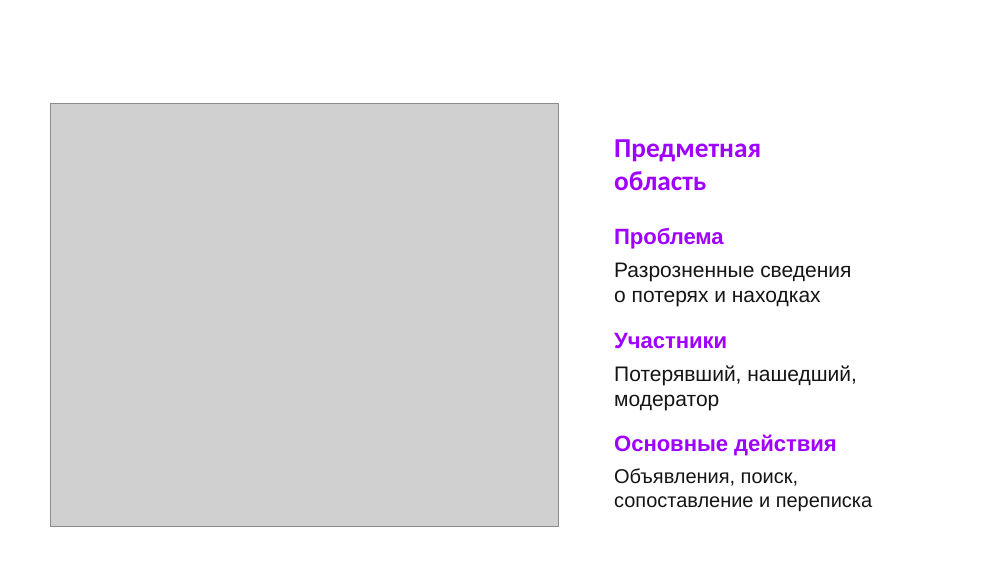
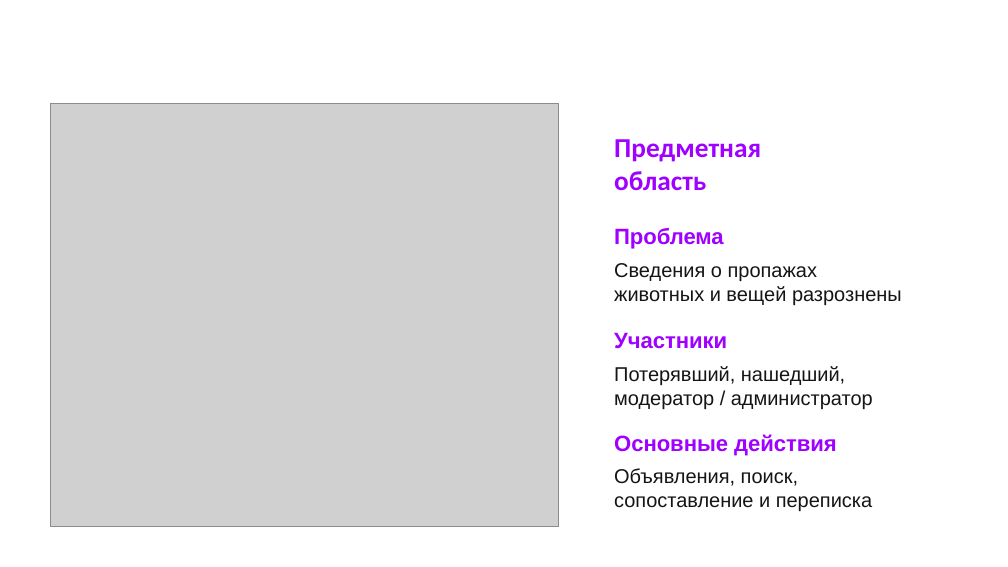
Before and after one commit to falltest/DATABASES_Fadey_Pushkin_Gurylev, a slide deck: slide 2 of Фадеев_Мосин_Гурылев лаб1/Презентация.pptx. Drawn at 1008x567 pixels with LibreOffice and Linux fonts; fonts in the diff are those of the drawing; grey boxes stand for pictures; background and template pictures are left out. Boxes give left, top, right and bottom in pixels: in the first picture for what was removed or moved away, otherwise in the second. Text is boxed around its words. In the diff, an @@ line names an element or a change of style, - is before the commit and + after.

```diff
--- a/Фадеев_Мосин_Гурылев лаб1/Презентация.pptx
+++ b/Фадеев_Мосин_Гурылев лаб1/Презентация.pptx
@@ text at box(614, 263, 902, 305): text changed; size 15 to 14.2 pt @@
-Разрозненные сведения
-о потерях и находках
+Сведения о пропажах
+животных и вещей разрознены
@@ text at box(614, 366, 845, 385): size 15 to 14.2 pt in "Потерявший, нашедший," @@
@@ text at box(614, 394, 873, 409): text changed; size 15 to 14.2 pt @@
-модератор
+модератор / администратор
```
Also in this commit, not shown: 8 other slides changed, 2 other files.
